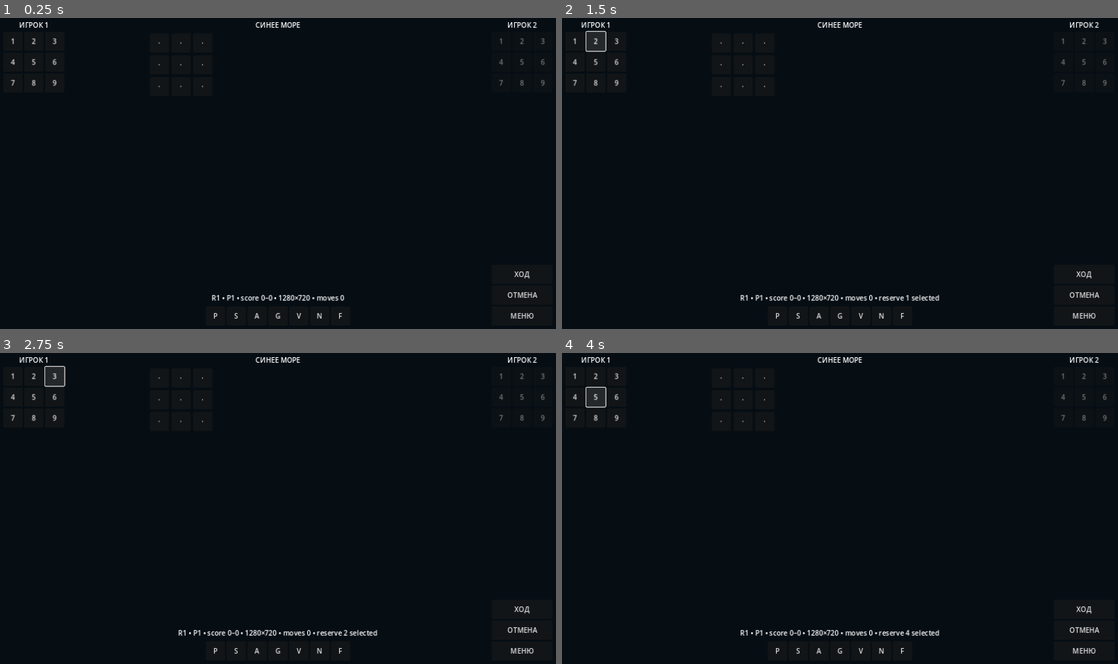
Above: before the commit, frames 1-4 (two rows, left to right).
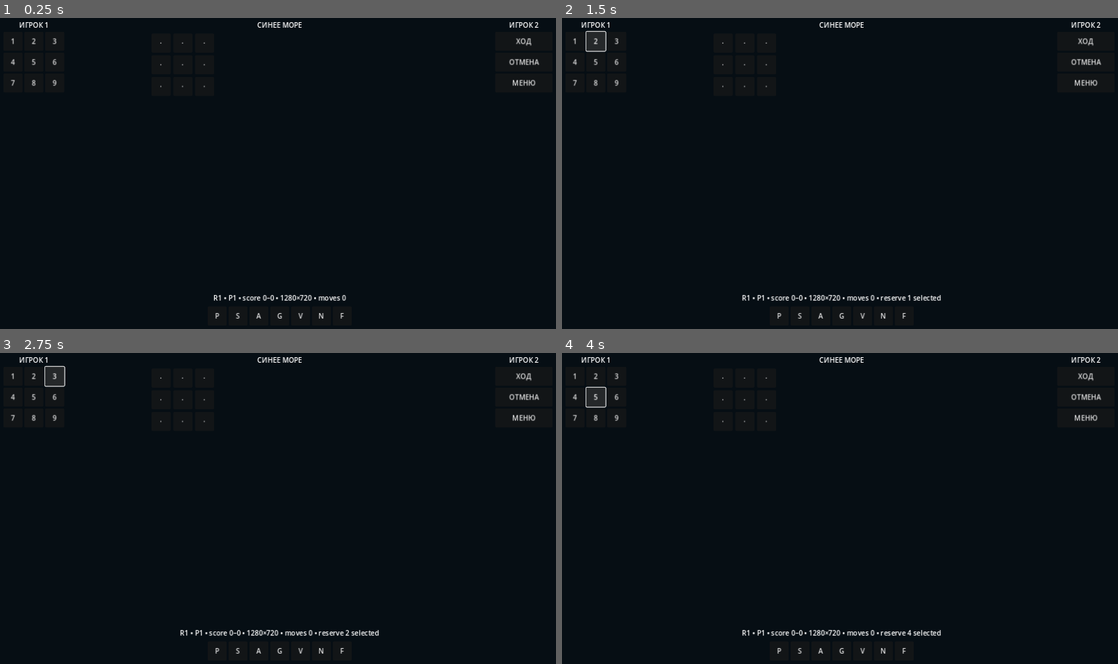
Above: after the commit, the same moments.

Repository: namelessdhamma/namelessdhamma.github.io
Game: Godot game, scene res://main.tscn
The game is run twice, just before and just after one commit, with the same random seed, the same clock (stepped at 60 frames per second) and the same inputs.
Inputs:
- Up to frame 1 (0.25 s): no input
- Up to frame 2 (1.5 s): click "1" at 0.5 s; click "2" at 1.25 s
- Up to frame 3 (2.75 s): click "3" at 2 s
- Up to frame 4 (4 s): click "4" at 2.75 s; click "5" at 3.5 s

The runs differ from the first frame. In frame 1, 1.0% of the frame differs, in the area x 28-98%, y 1-97%; in frame 2, 1.2%; in frame 3, 1.2%; in frame 4, 1.2%.

Commit message:
A5: show only active player's reserve

Diff:
--- a/sinee-more-godot/scripts/main.gd
+++ b/sinee-more-godot/scripts/main.gd
@@ -233,6 +233,7 @@
 		cell.disabled = game_over
 	for player in [1, 2]:
 		var reserve := _reserve_node(player)
+		reserve.visible = not game_over and player == turn
 		for i in range(reserve.get_child_count()):
 			var piece := reserve.get_child(i) as Button
 			piece.text = "%d" % (i + 1) if reserve_available[player - 1][i] else "—"
